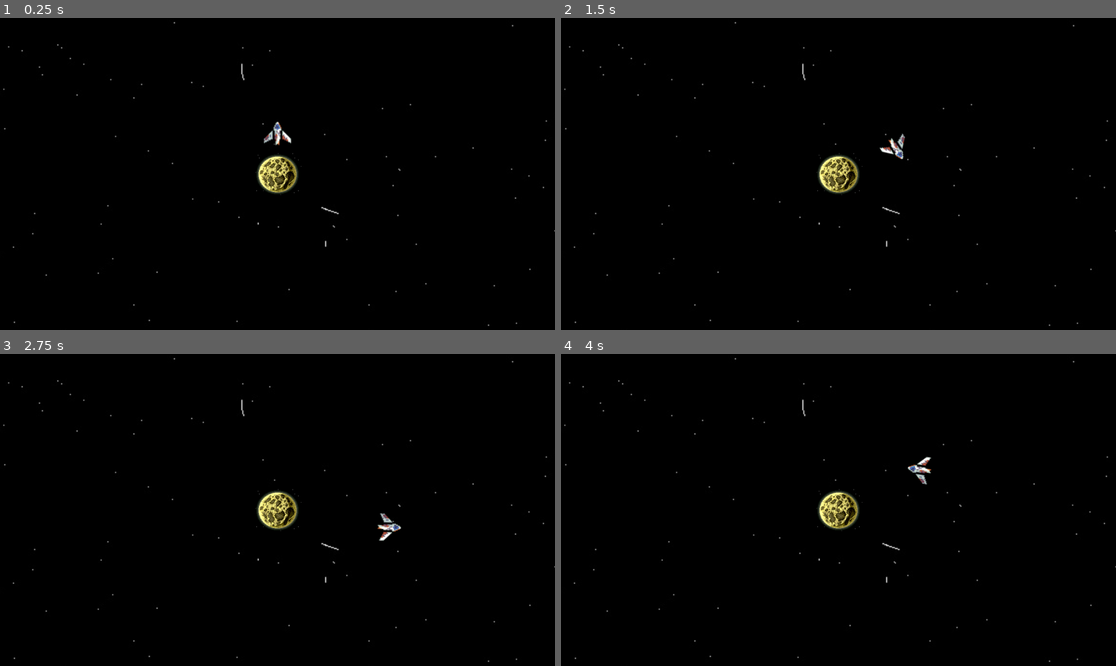
Above: before the commit, frames 1-4 (two rows, left to right).
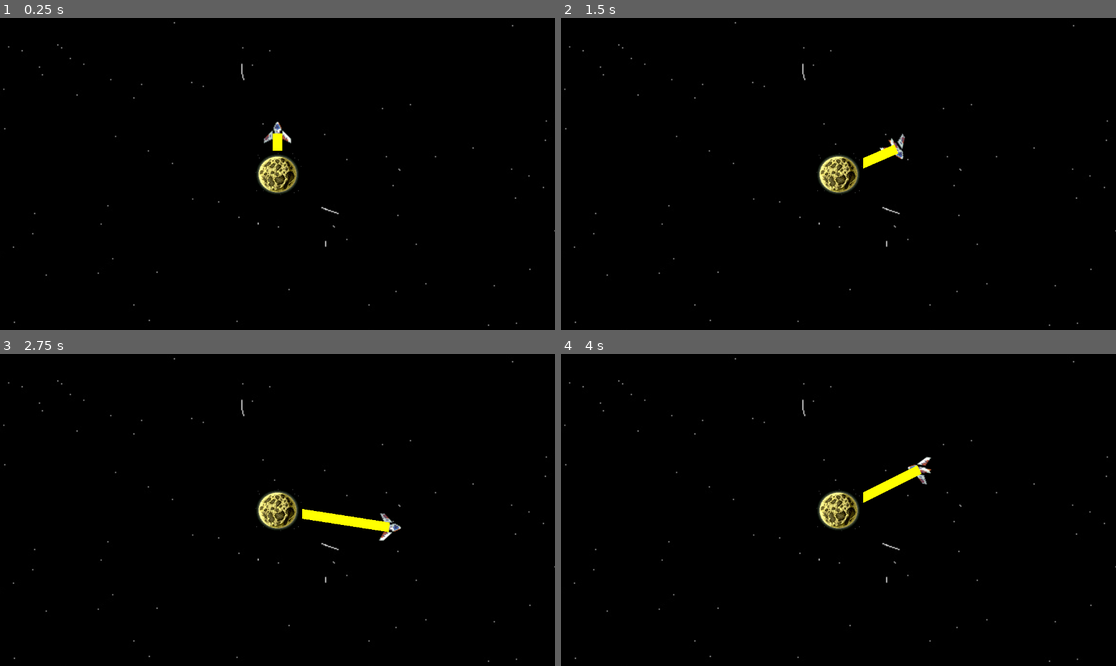
Above: after the commit, the same moments.

Repository: Fila2224/bounce-back
Game: Godot game, scene res://scenes/main_scene.tscn
The game is run twice, just before and just after one commit, with the same random seed, the same clock (stepped at 60 frames per second) and the same inputs.
Inputs:
- Up to frame 1 (0.25 s): no input
- Up to frame 2 (1.5 s): tap Enter at 0.5 s; hold D (right) 0.53-1.28 s; hold S (down) from 1.28 s (still down)
- Up to frame 3 (2.75 s): release S (down) at 2.03 s; hold D (right) from 2.03 s (still down)
- Up to frame 4 (4 s): release D (right) at 2.78 s; hold Up (up) 2.78-3.53 s; hold Left (left) from 3.53 s (still down)

The runs differ from the first frame. In frame 1, 0.1% of the frame differs, in the area x 49-51%, y 36-43%; in frame 2, 0.2%; in frame 3, 0.5%, in the area x 54-71%, y 49-58%; in frame 4, 0.4%.
Error before the commit: Invalid access to property or key 'position' on a base object of type 'null instance'. (res://scenes/line_2d.gd:11)

Commit message:
sad

Diff:
--- a/scenes/line_2d.gd
+++ b/scenes/line_2d.gd
@@ -1,12 +1,15 @@
 extends Line2D
-@onready var rocket: CharacterBody2D = $rocket
-@onready var moon_center: Sprite2D = $"moon-center"
-@onready var line_2d: Line2D = $Line2D
+@onready var rocket: CharacterBody2D = $"../rocket"
+@onready var moon_center: Sprite2D = $"../moon-center"
+var lenght = 0
 func _ready() -> void:
 	pass # Replace with function body.
 
 
 func _process(_delta):
 	clear_points()
+
 	add_point(rocket.position)
-	add_point((moon_center.position))
+	add_point(moon_center.position)
+	#length = points[0].distance_to(points[1])
+	#width -= lenght/10
--- a/scenes/main_scene.tscn
+++ b/scenes/main_scene.tscn
@@ -13,6 +13,10 @@
 [node name="rocket" parent="." instance=ExtResource("3_7ykc4")]
 position = Vector2(-356, -42)
 
+[node name="Line2D" type="Line2D" parent="."]
+default_color = Color(1, 1, 0, 1)
+script = ExtResource("4_pu3yx")
+
 [node name="moon-center" parent="." instance=ExtResource("2_pw63i")]
 position = Vector2(-356, 0)
 scale = Vector2(0.3984375, 0.375)
@@ -21,6 +25,3 @@
 position = Vector2(0, 2.3841858e-07)
 scale = Vector2(2.509804, 2.6666667)
 zoom = Vector2(2, 2)
-
-[node name="Line2D" type="Line2D" parent="."]
-script = ExtResource("4_pu3yx")
